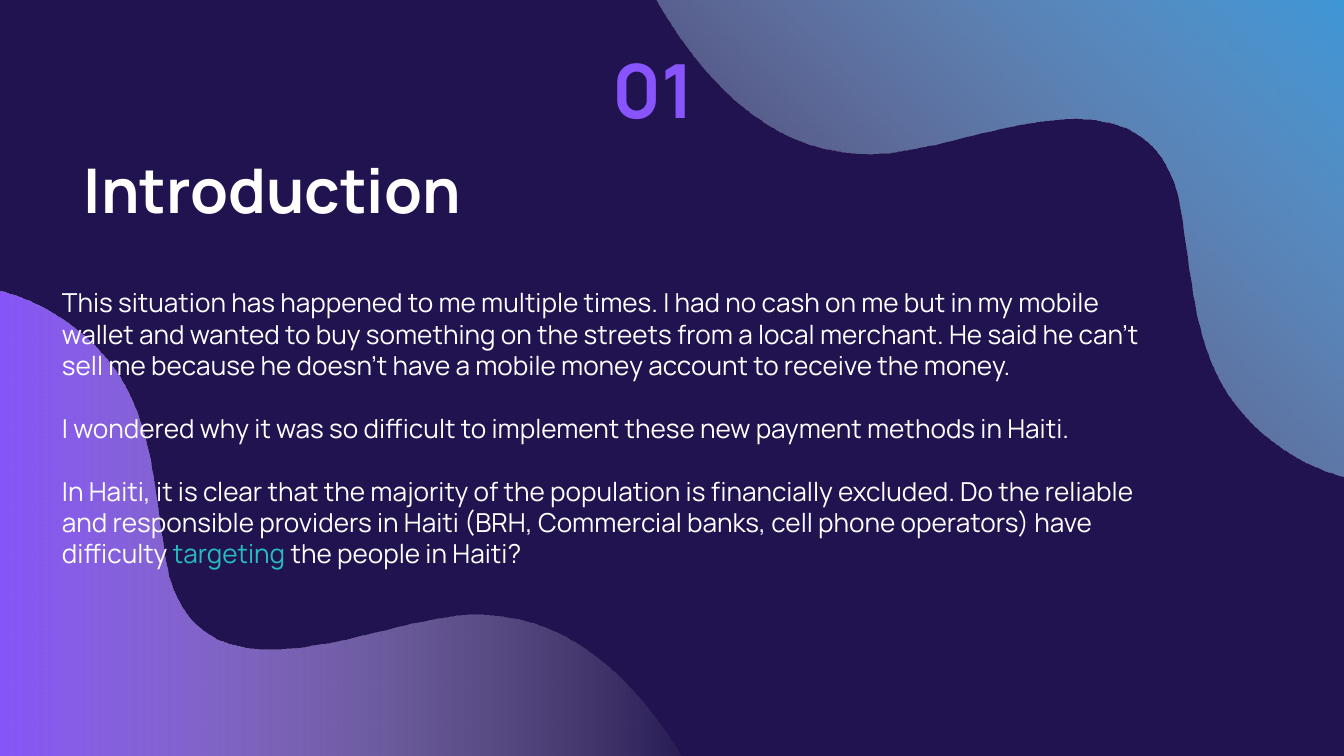
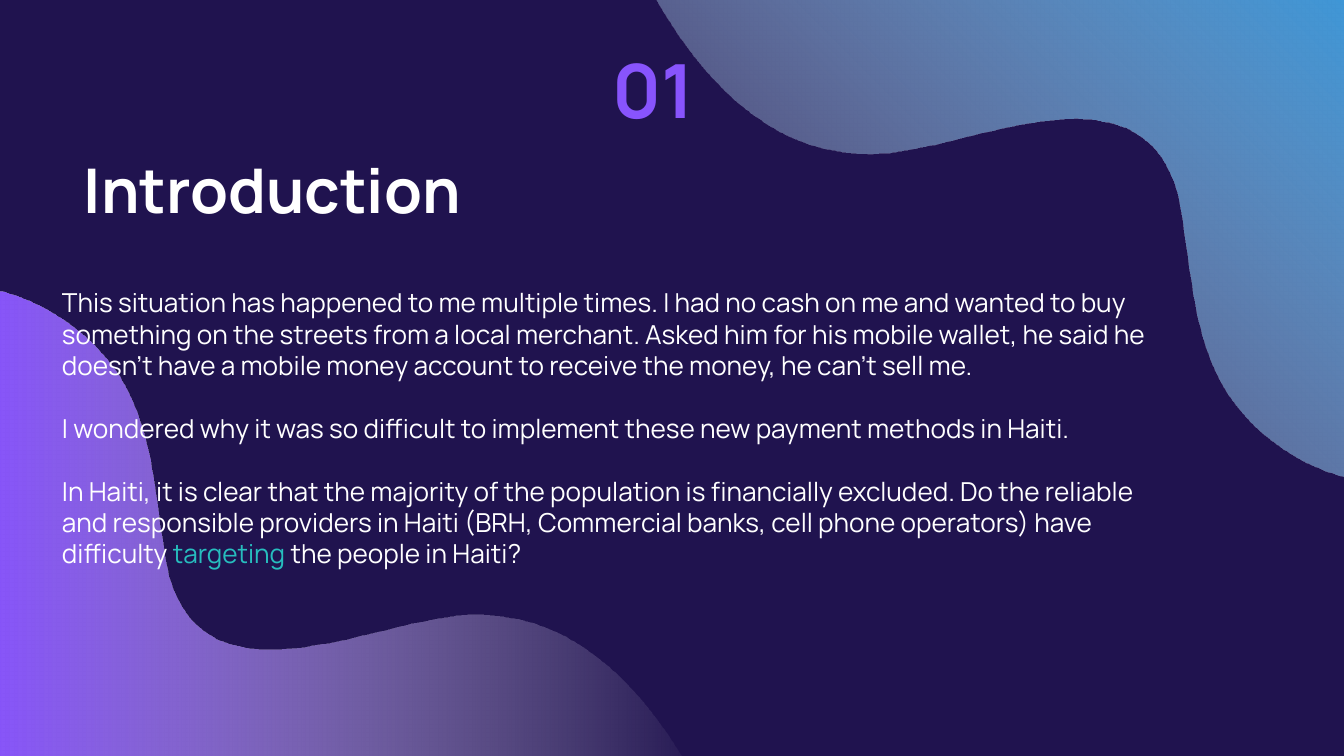
Before and after one commit to VIP509/Finance-Inclusion-1, a slide deck: slide 3 of Pierry Valcin Presentation.pptx. Drawn at 1344x756 pixels with LibreOffice and Linux fonts; fonts in the diff are those of the drawing. Boxes give left, top, right and bottom in pixels: in the first picture for what was removed or moved away, otherwise in the second. Text is boxed around its words. In the diff, an @@ line names an element or a change of style, - is before the commit and + after.

Commit message:
PPTX upload

```diff
--- a/Pierry Valcin Presentation.pptx
+++ b/Pierry Valcin Presentation.pptx
@@ subtitle at <box>62,292,1145,383</box>: text changed @@
-This situation has happened to me multiple times. I had no cash on me but in my mobile wallet and wanted to buy something on the streets from a local merchant. He said he can’t sell me because he doesn’t have a mobile money account to receive the money.
+This situation has happened to me multiple times. I had no cash on me and wanted to buy something on the streets from a local merchant. Asked him for his mobile wallet, he said he doesn’t have a mobile money account to receive the money, he can’t sell me.
```
Also in this commit, not shown: 9 other slides changed.
